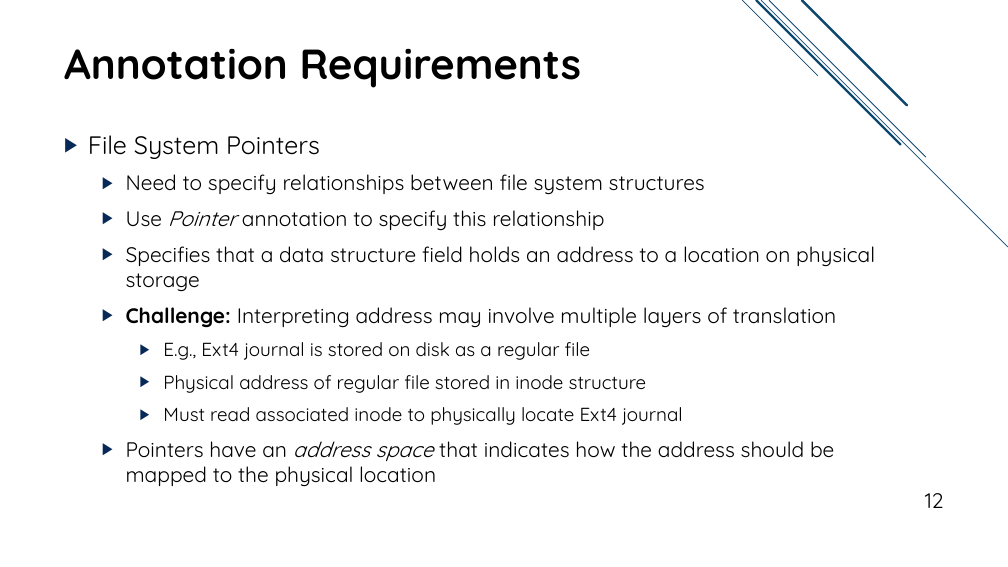
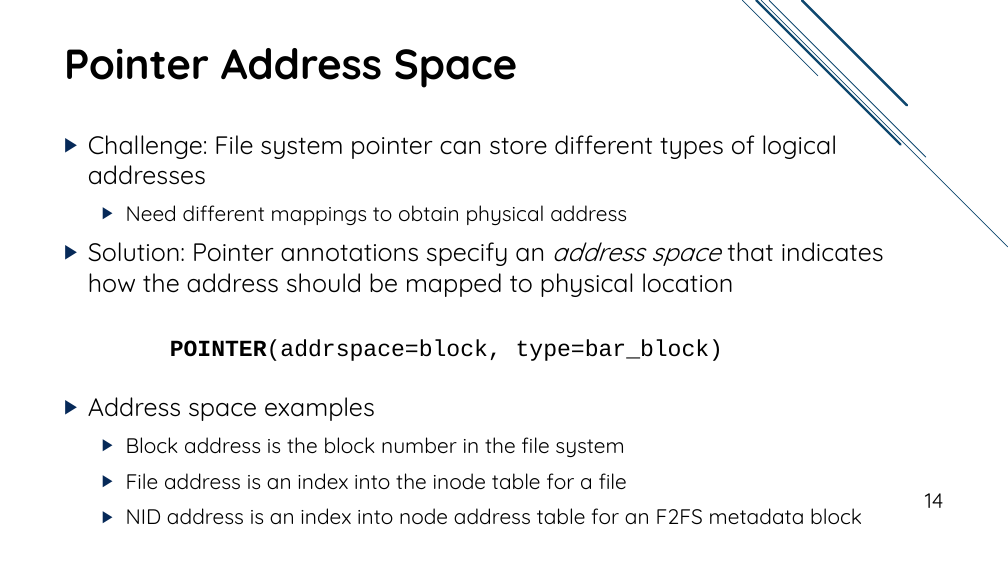
Before and after one commit to jacksun007/spiffy-paper, a slide deck: slide 14 of talk/spiffy_talk.pptx (slide 12 before the commit). Drawn at 1008x567 pixels with LibreOffice and Linux fonts; fonts in the diff are those of the drawing. Boxes give left, top, right and bottom in pixels: in the first picture for what was removed or moved away, otherwise in the second. Text is boxed around its words. In the diff, an @@ line names an element or a change of style, - is before the commit and + after.

```diff
--- a/talk/spiffy_talk.pptx
+++ b/talk/spiffy_talk.pptx
@@ title at bbox=[64, 48, 517, 88]: text changed @@
-Annotation Requirements
+Pointer Address Space
@@ text at bbox=[88, 135, 884, 525]: text changed; size 20 to 24 pt @@
-▶ File System Pointers
-  ▶ Need to specify relationships between file system structures
-  ▶ Use Pointer annotation to specify this relationship
-  ▶ Specifies that a data structure field holds an address to a location on physical storage
-  ▶ Challenge: Interpreting address may involve multiple layers of translation
-    ▶ E.g., Ext4 journal is stored on disk as a regular file
+▶ Challenge: File system pointer can store different types of logical addresses
+  ▶ Need different mappings to obtain physical address
+▶ Solution: Pointer annotations specify an address space that indicates how the address should be mapped to physical location
+▶ Address space examples
+  ▶ Block address is the block number in the file system
+  ▶ File address is an index into the inode table for a file
+  ▶ NID address is an index into node address table for an F2FS metadata block
@@ text added at bbox=[170, 339, 724, 361], 22 pt, text #000000 @@
+  POINTER(addrspace=block, type=bar_block)
@@ text at bbox=[126, 441, 834, 487]: paragraph removed @@
-  ▶ Pointers have an address space that indicates how the address should be mapped to the physical location
@@ page number at bbox=[925, 493, 944, 508]: text changed @@
-12
+14
```
Also in this commit, not shown: 21 other slides changed, 2 slides added.
